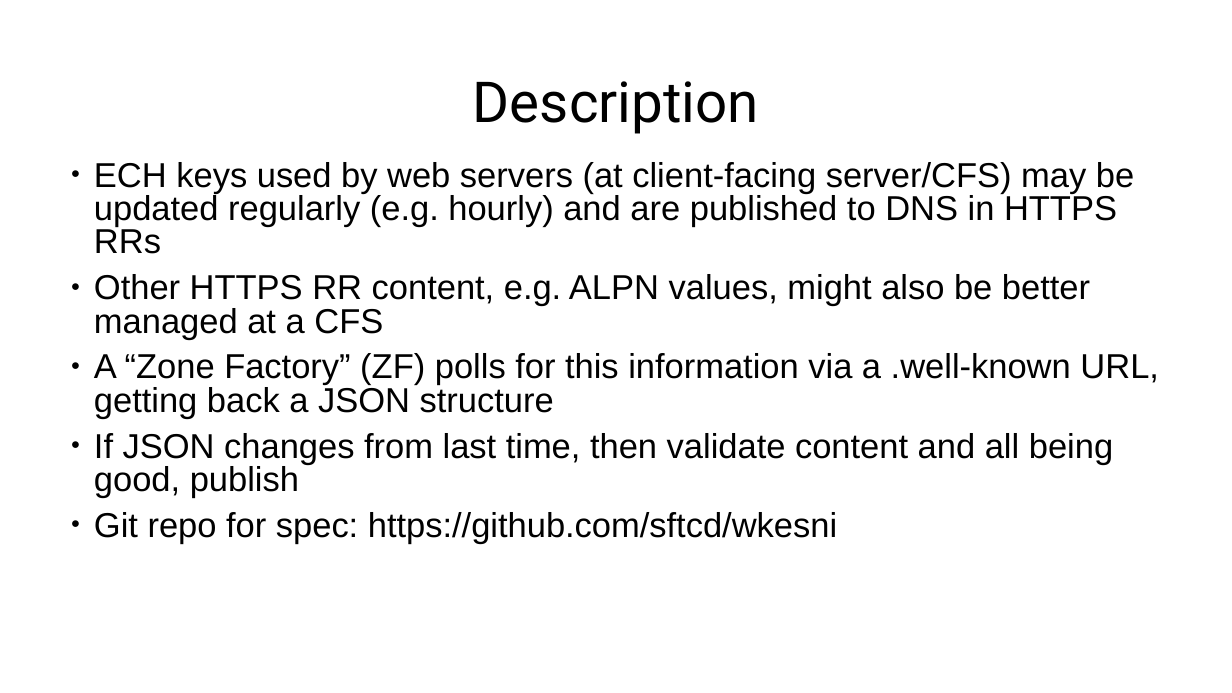
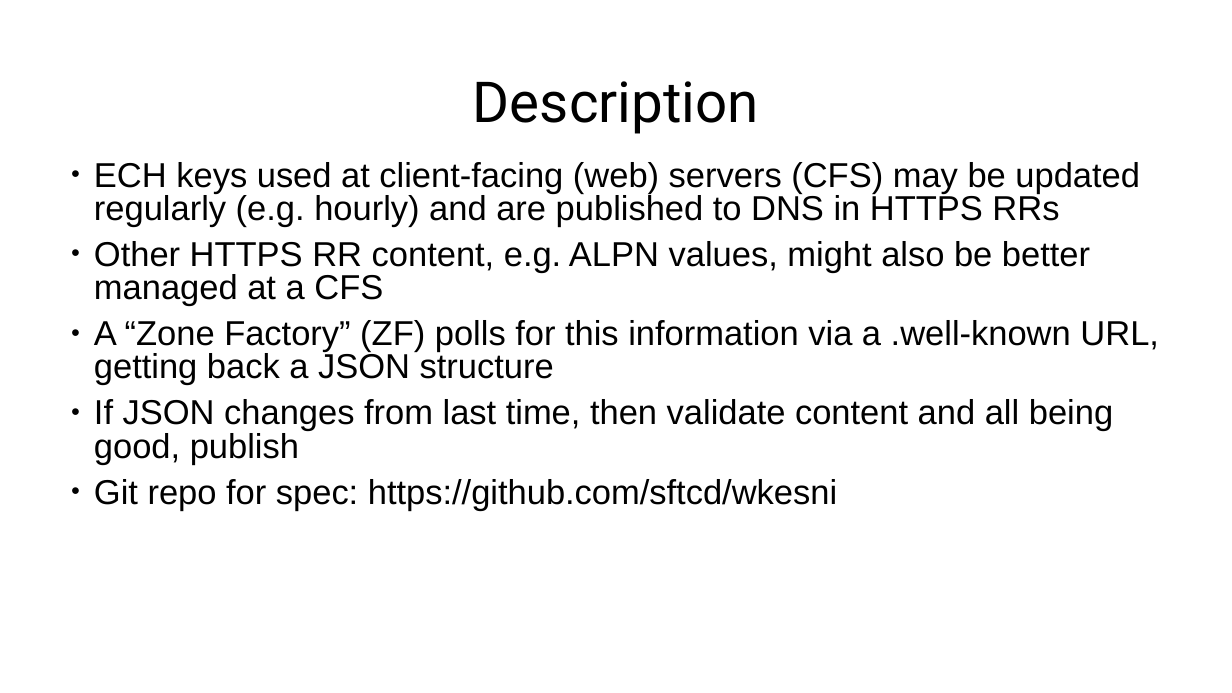
Before and after one commit to sftcd/wkesni, a slide deck: slide 2 of slides/wkech-123-slides.odp. Drawn at 1232x693 pixels with LibreOffice and Linux fonts; fonts in the diff are those of the drawing. Boxes give left, top, right and bottom in pixels: in the first picture for what was removed or moved away, otherwise in the second. Text is boxed around its words. In the diff, an @@ line names an element or a change of style, - is before the commit and + after.

```diff
--- a/slides/wkech-123-slides.odp
+++ b/slides/wkech-123-slides.odp
@@ text at <box>94,162,1140,227</box>: text changed @@
-● ECH keys used by web servers (at client-facing server/CFS) may be updated regularly (e.g. hourly) and are published to DNS in HTTPS RRs
+● ECH keys used at client-facing (web) servers (CFS) may be updated regularly (e.g. hourly) and are published to DNS in HTTPS RRs
```
Also in this commit, not shown: 1 other slide changed, 1 other file.
